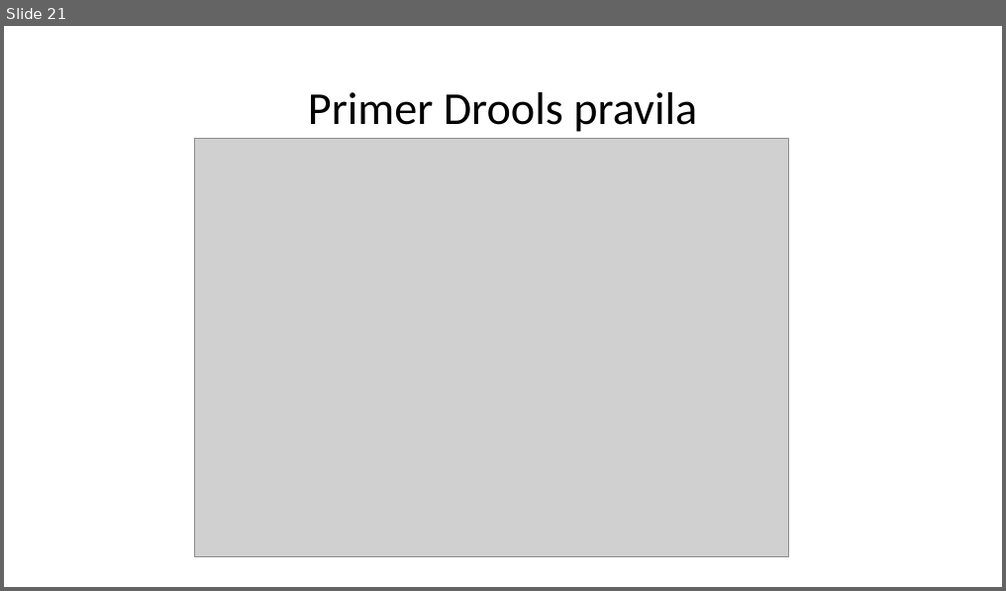
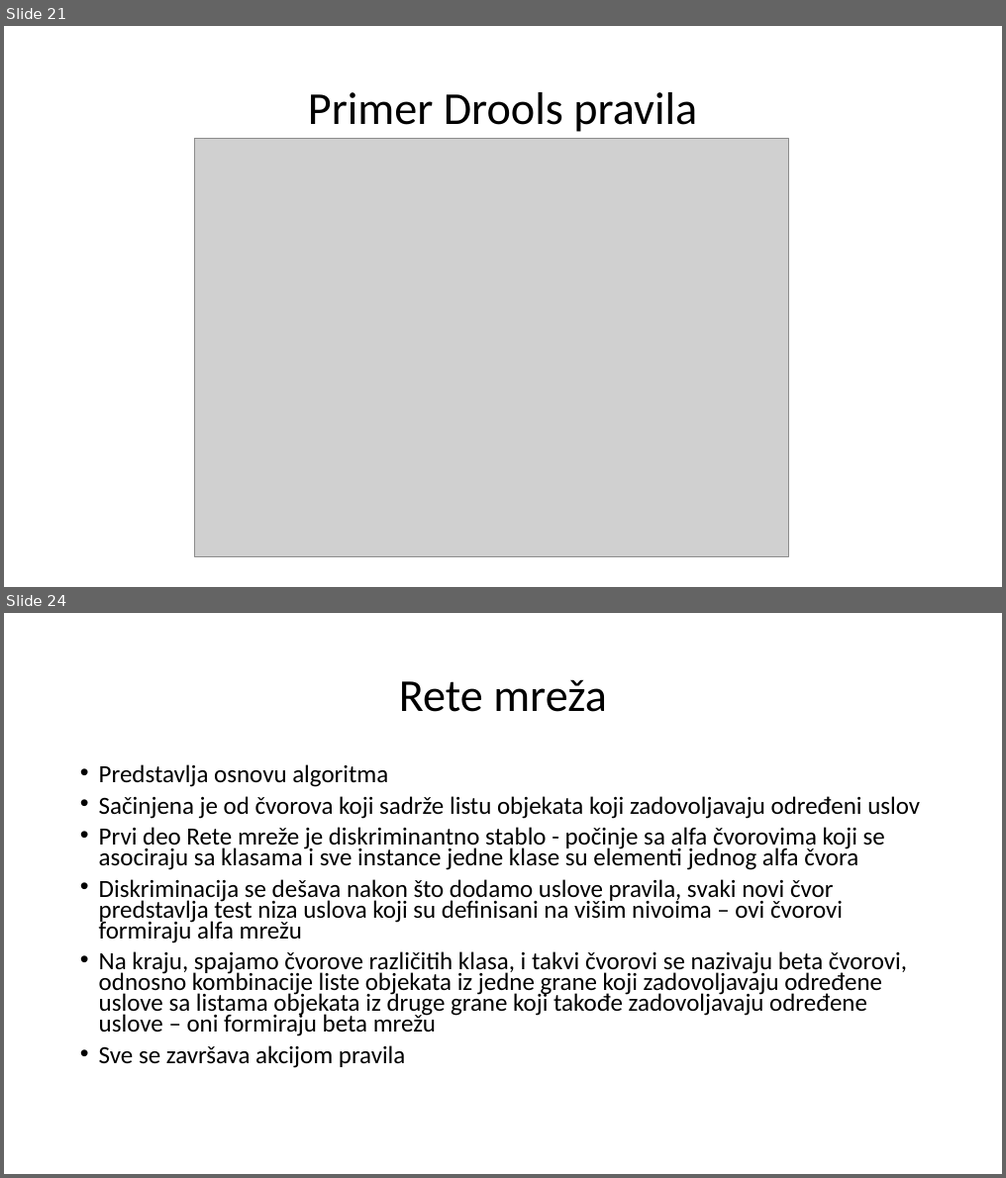
Before and after one commit to MileMiljanovic/StudentPortal, a slide deck: Rukovanje pravilima u poslovnim web aplikacijama.pptx. Shown one above the other, each under a label of ours: slide 21 before the commit, slides 21 and 24 after it; the slides between them are not shown. The pictures are 1006x591 and 1006x1178 pixels, drawn with LibreOffice and Linux fonts; fonts in the diff are those of the drawing; grey boxes stand for pictures. Boxes give left, top, right and bottom in pixels: in the first picture for what was removed or moved away, otherwise in the second. Text is boxed around its words. In the diff, an @@ line names an element or a change of style, - is before the commit and + after.

```diff
--- a/Rukovanje pravilima u poslovnim web aplikacijama.pptx
+++ b/Rukovanje pravilima u poslovnim web aplikacijama.pptx
@@ slide 24 added at <box>4,613,1002,1174</box>, background #FFFFFF @@
@@ title added at <box>399,679,607,712</box>, 44 pt, text #000000 @@
+Rete mreža
@@ text added at <box>99,764,920,1068</box>, 23.8 pt, text #000000 @@
+• Predstavlja osnovu algoritma
+• Sačinjena je od čvorova koji sadrže listu objekata koji zadovoljavaju određeni uslov
+• Prvi deo Rete mreže je diskriminantno stablo - počinje sa alfa čvorovima koji se asociraju sa klasama i sve instance jedne klase su elementi jednog alfa čvora
+• Diskriminacija se dešava nakon što dodamo uslove pravila, svaki novi čvor predstavlja test niza uslova koji su definisani na višim nivoima – ovi čvorovi formiraju alfa mrežu
+• Na kraju, spajamo čvorove različitih klasa, i takvi čvorovi se nazivaju beta čvorovi, odnosno kombinacije liste objekata iz jedne grane koji zadovoljavaju određene uslove sa listama objekata iz druge grane koji takođe zadovoljavaju određene uslove – oni formiraju beta mrežu
+• Sve se završava akcijom pravila
```
Also in this commit, not shown: 15 other slides added.
